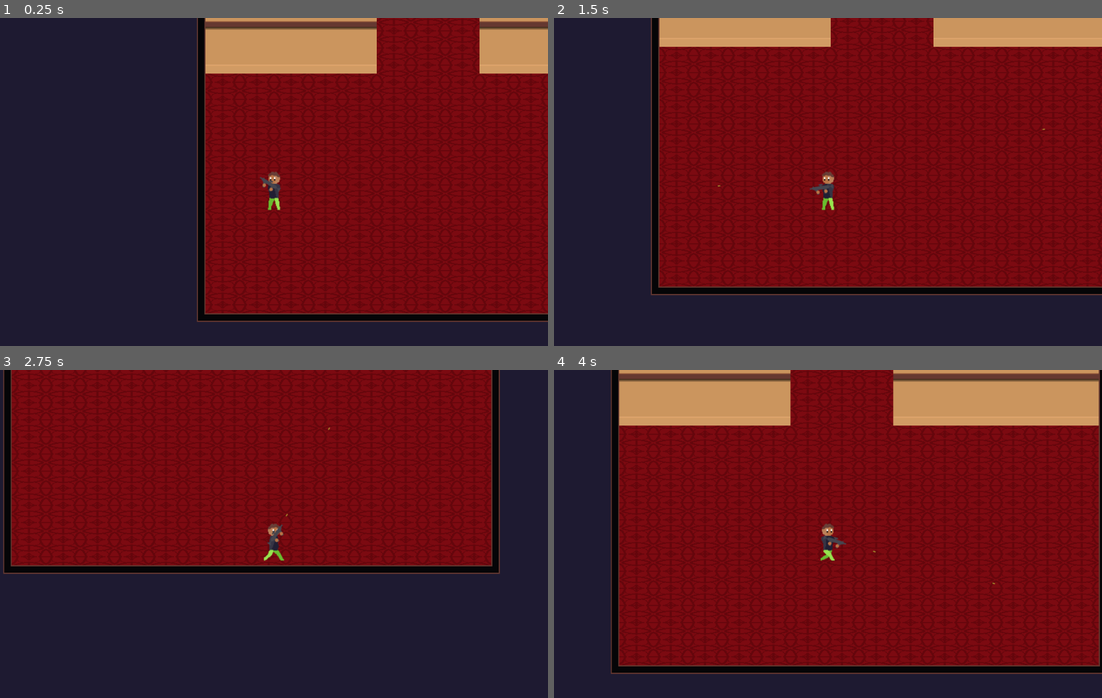
Above: before the commit, frames 1-4 (two rows, left to right).
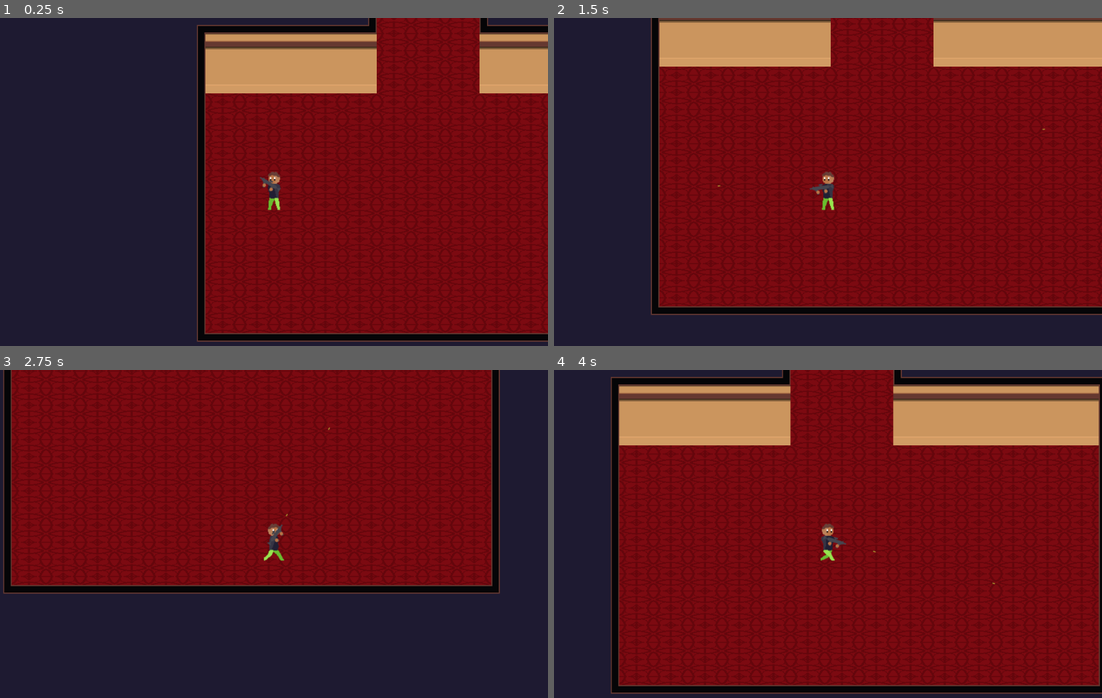
Above: after the commit, the same moments.

Repository: sirBamson/borlaier
Game: Godot game, scene res://Scenes/SceneController.tscn
Same seed, same stepped clock (60 frames per second), same inputs: the game is played once before the commit and once after it.
Inputs (mouse positions are in pixels of both pictures, inside the frame that each line leads up to):
- Up to frame 1 (0.25 s): no input
- Up to frame 2 (1.5 s): tap Enter (ui_accept) at 0.5, 0.77 s; move the mouse to (948, 172) at 0.52 s; hold Right (ui_right) 0.53-1.28 s; hold Space (fire) 0.53-1.28 s; move the mouse to (718, 204) at 1.27 s; hold Down (ui_down) from 1.28 s (still down); tap Space (fire) at 1.35 s
- Up to frame 3 (2.75 s): tap Enter (ui_accept) at 1.52 s; move the mouse to (328, 465) at 2.02 s; release Down (ui_down) at 2.03 s; hold Right (ui_right) from 2.03 s (still down); hold Space (fire) from 2.03 s (still down)
- Up to frame 4 (4 s): move the mouse to (800, 609) at 2.77 s; release Right (ui_right) at 2.78 s; release Space (fire) at 2.78 s; hold Up (ui_up) 2.78-3.53 s; tap Space (fire) at 2.85 s; tap Enter (ui_accept) at 3.02, 3.77 s; move the mouse to (992, 593) at 3.52 s; hold Left (ui_left) from 3.53 s (still down); hold Space (fire) from 3.53 s (still down)

The runs differ from the first frame. In frame 1, 12% of the frame differs, in the area x 35-100%, y 0-99%; in frame 2, 12%; in frame 3, 7.9%; in frame 4, 17%, in the area x 10-100%, y 0-99%.

Commit message:
Assets and player pos

Diff:
--- a/Scenes/Player.tscn
+++ b/Scenes/Player.tscn
@@ -141,11 +141,21 @@
 atlas = ExtResource( 6 )
 region = Rect2( 448, 0, 64, 64 )
 
+[sub_resource type="AtlasTexture" id=17]
+flags = 4
+atlas = ExtResource( 1 )
+region = Rect2( 448, 0, 64, 64 )
+
 [sub_resource type="AtlasTexture" id=10]
 flags = 4
 atlas = ExtResource( 1 )
 region = Rect2( 0, 0, 64, 64 )
 
+[sub_resource type="AtlasTexture" id=16]
+flags = 4
+atlas = ExtResource( 1 )
+region = Rect2( 384, 0, 64, 64 )
+
 [sub_resource type="AtlasTexture" id=11]
 flags = 4
 atlas = ExtResource( 1 )
@@ -170,16 +180,6 @@
 flags = 4
 atlas = ExtResource( 1 )
 region = Rect2( 320, 0, 64, 64 )
-
-[sub_resource type="AtlasTexture" id=16]
-flags = 4
-atlas = ExtResource( 1 )
-region = Rect2( 384, 0, 64, 64 )
-
-[sub_resource type="AtlasTexture" id=17]
-flags = 4
-atlas = ExtResource( 1 )
-region = Rect2( 448, 0, 64, 64 )
 
 [sub_resource type="SpriteFrames" id=18]
 animations = [ {
@@ -218,7 +218,7 @@
 "name": "NoHandsRight",
 "speed": 16.0
 }, {
-"frames": [ SubResource( 10 ), SubResource( 11 ), SubResource( 12 ), SubResource( 13 ), SubResource( 14 ), SubResource( 15 ), SubResource( 16 ), SubResource( 17 ) ],
+"frames": [ SubResource( 17 ), SubResource( 10 ), SubResource( 16 ), SubResource( 11 ), SubResource( 12 ), SubResource( 13 ), SubResource( 14 ), SubResource( 15 ) ],
 "loop": true,
 "name": "Right",
 "speed": 16.0
@@ -231,15 +231,17 @@
 script = ExtResource( 2 )
 
 [node name="CollisionShape2D" type="CollisionShape2D" parent="."]
+position = Vector2( 0, -29.6 )
 shape = SubResource( 1 )
 
 [node name="PlayerCamera" type="Camera2D" parent="."]
+position = Vector2( 0, -29.6 )
 current = true
 
 [node name="PlayerSprite" type="AnimatedSprite" parent="."]
-position = Vector2( 0, 1.90735e-06 )
+position = Vector2( 0, -29.6 )
 frames = SubResource( 18 )
 animation = "NoHandsIdleLeft"
 
 [node name="Gun" parent="." instance=ExtResource( 3 )]
-scale = Vector2( 1, 1 )
+position = Vector2( 0, -29.6 )
--- a/project.godot
+++ b/project.godot
@@ -68,6 +68,7 @@
 2d_physics/layer_1="Walls"
 2d_physics/layer_2="Player"
 2d_physics/layer_3="Enemies"
+2d_physics/layer_6="Assets"
 2d_physics/layer_8="Elevator"
 
 [physics]
